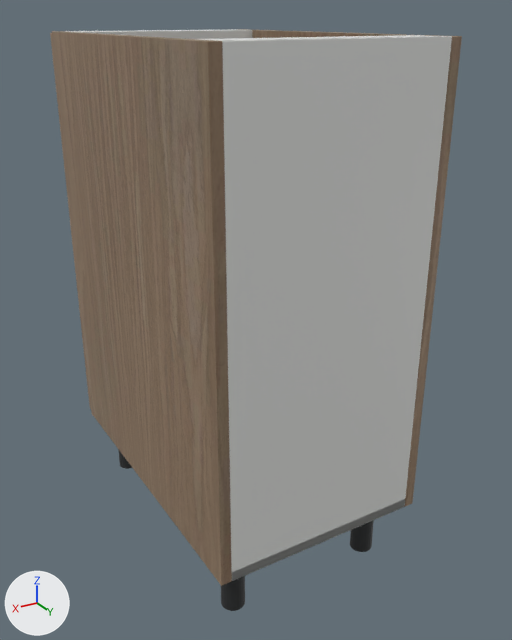
What one commit did to the glTF model storefront/public/cabinet-inventory/models/oppein-pb-mnw-b15fh.glb.
One viewpoint serves both versions: a camera (50 mm lens) standing at (0.76, 0.733, 0.902) and looking at (0.16, -0.267, 0.402). The lights are fixed; the arrows at lower left show +X, +Y and +Z. The picture after the commit comes second. Where no turn or scale is listed for an object, it has been applied to the vertices.

The older version as bpy lines, for what is in view:
```python
me_cube = bpy.data.meshes.new('Cube')
me_cube.from_pydata(...)  # 56 vertices, 108 faces; spans x -0.009..0.009, y -0.293..0.293, z -0.381..0.381
me_cube.materials.append(mat_supplier_finish___natural_wood)  # picture img_oak
me_cube_001 = bpy.data.meshes.new('Cube.001')
me_cube_001.from_pydata(...)  # 56 vertices, 108 faces; spans x -0.009..0.009, y -0.293..0.293, z -0.381..0.381
me_cube_001.materials.append(mat_supplier_finish___natural_wood)  # picture img_oak
me_cube_002 = bpy.data.meshes.new('Cube.002')
me_cube_002.from_pydata(...)  # 56 vertices, 108 faces; spans x -0.172..0.172, y -0.006..0.006, z -0.381..0.381
me_cube_002.materials.append(mat_cabinet_interior___visual_interpretation)  # white #e5e6e3
ob_cabinet_back = bpy.data.objects.new('Cabinet back', me_cube_002)
ob_cabinet_back.location = (0.191, -0.006, 0.495)
ob_cabinet_side = bpy.data.objects.new('Cabinet side', me_cube)
ob_cabinet_side.location = (0.009, -0.293, 0.495)
ob_cabinet_side_001 = bpy.data.objects.new('Cabinet side.001', me_cube_001)
ob_cabinet_side_001.location = (0.372, -0.293, 0.495)
# also in view: 'Top support rail.001' at (0.191, -0.551, 0.867); 'Cabinet bottom' at (0.191, -0.293, 0.123); 'Adjustable foot.002' at (0.326, -0.065, 0.057)
```
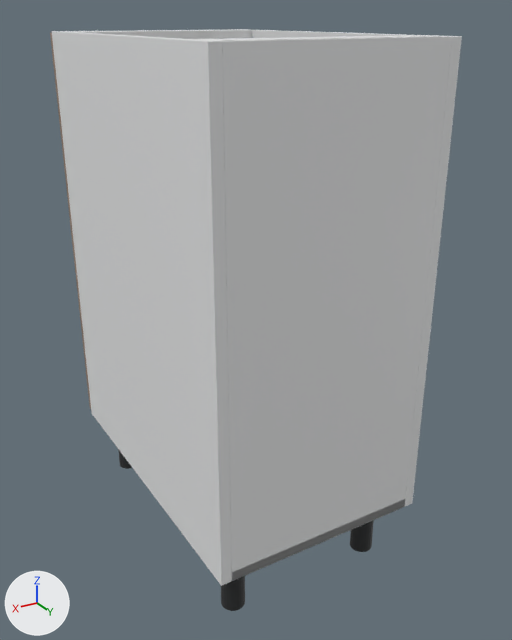
Boxes [x1, y1, x2, y2] around the edits, measured in the pictures (512 x 640 px):
```json
{"object": "Cabinet side.001", "change": "recoloured", "before": [52, 31, 232, 586], "after": [52, 31, 232, 586], "on screen": "brown to white"}
{"object": "Cabinet side", "change": "recoloured", "before": [237, 29, 462, 506], "after": [237, 29, 462, 506]}
```

Scene script edits in JSON lines:
```json
{"op": "add", "block": "mat_white_cabinet_carcass", "code": ["mat_white_cabinet_carcass = principled_material('White cabinet carcass')", "mat_white_cabinet_carcass.base_color = (0.82, 0.83, 0.835)  # white #eaebec", "mat_white_cabinet_carcass.roughness = 0.48"]}
{"block": "me_cube", "where": "me_cube.from_pydata(...)  # 56 vertices, 108 faces; spans x -0.009..0.009, y -0.293..0.293, z -0.381..0.381"}
{"op": "remove", "block": "me_cube", "code": "me_cube.materials.append(mat_supplier_finish___natural_wood)  # picture img_oak"}
{"op": "add", "block": "me_cube", "code": "me_cube.materials.append(mat_white_cabinet_carcass)  # white #eaebec"}
{"block": "me_cube_001", "where": "me_cube_001.from_pydata(...)  # 56 vertices, 108 faces; spans x -0.009..0.009, y -0.293..0.293, z -0.381..0.381"}
{"op": "remove", "block": "me_cube_001", "code": "me_cube_001.materials.append(mat_supplier_finish___natural_wood)  # picture img_oak"}
{"op": "add", "block": "me_cube_001", "code": "me_cube_001.materials.append(mat_white_cabinet_carcass)  # white #eaebec"}
```
